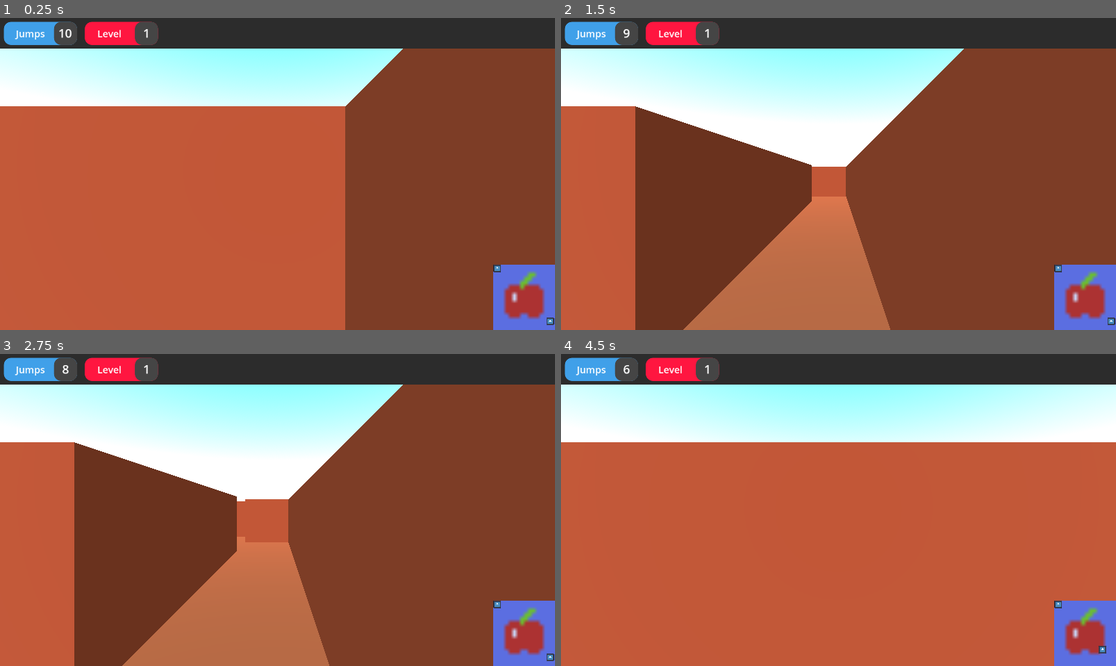
Above: before the commit, frames 1-4 (two rows, left to right).
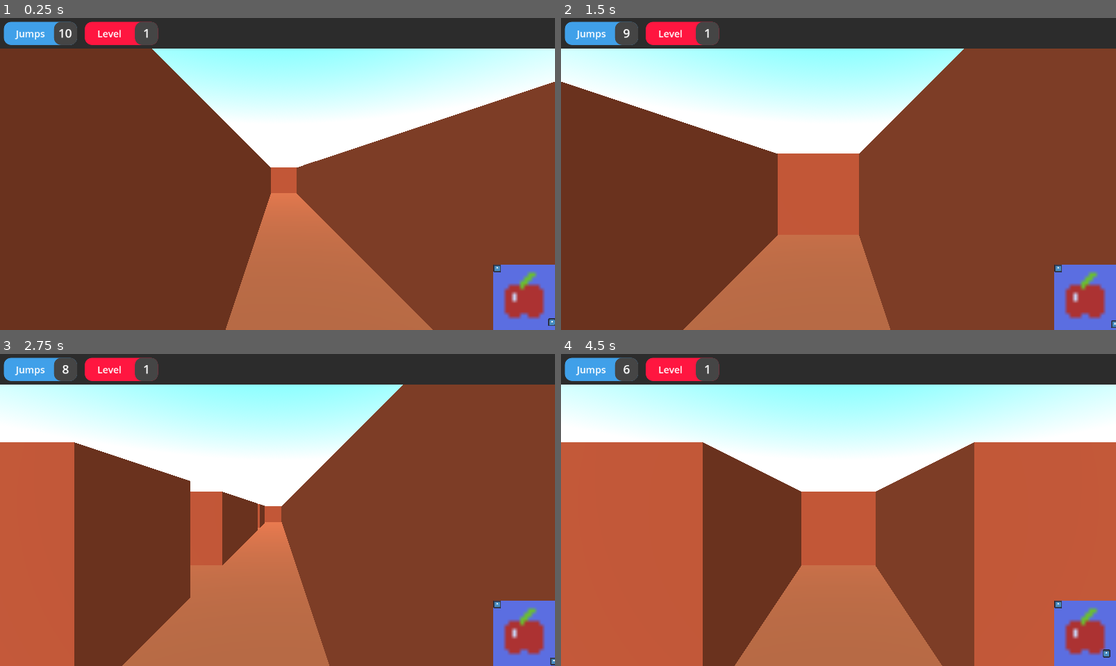
Above: after the commit, the same moments.

Repository: MihinMUD/mazin-time
Game: Godot game, scene res://level.tscn
Two runs of this game, one before a commit and one after it. Both use one fixed random seed, a clock stepped at 60 frames per second and the inputs below. The engine's default icon, where the game draws it, is replaced by a stand-in: a white triangle on a blue panel in a dark square.
Inputs:
- Up to frame 1 (0.25 s): no input
- Up to frame 2 (1.5 s): tap Enter (ui_accept) at 0.5, 0.77 s; hold D (right) 0.53-1.28 s; hold S (down) from 1.28 s (still down)
- Up to frame 3 (2.75 s): tap Enter (ui_accept) at 1.52, 2 s; release S (down) at 2.03 s; hold D (right) from 2.03 s (still down)
- Up to frame 4 (4.5 s): tap Enter (ui_accept) at 2.75, 3.02, 3.77 s; release D (right) at 2.78 s; hold W (up) 2.78-3.53 s; hold A (left) from 3.53 s (still down)

The runs differ from the first frame. In frame 1, 54% of the frame differs, in the area x 0-100%, y 9-100%; in frame 2, 13%; in frame 3, 2.9%; in frame 4, 24%.

Commit message:
New Maze Generating Algorithm

Diff:
--- a/level.tscn
+++ b/level.tscn
@@ -248,6 +248,9 @@
 scale = Vector2(0.125, 0.125)
 texture = ExtResource("7_npsia")
 
+[node name="Camera3D" type="Camera3D" parent="."]
+transform = Transform3D(-1, -1.19585e-14, -8.74228e-08, -6.18172e-08, 0.707107, 0.707107, 6.18172e-08, 0.707107, -0.707107, 26, 26, -9)
+
 [connection signal="scored" from="." to="grid" method="_on_node_3d_scored"]
 [connection signal="jumped" from="player" to="." method="_on_player_jumped"]
 [connection signal="jumped" from="player" to="grid" method="_on_player_jumped"]
--- a/src/grid.gd
+++ b/src/grid.gd
@@ -1,7 +1,7 @@
 extends GridMap
 
 # defines the board size
-var level_size = Vector2(16,16)
+var level_size = Vector2(17,17)
 # defines the starting position
 @onready var player = $"../player"
 const WALL = 0
@@ -26,7 +26,8 @@
 # Generates a maze using the Sidewinder algorithm and returns a 2D array representing the maze.
 # The size of the maze is specified by the `size` argument, which is a Vector2 where `x` is the width and `y` is the height of the maze.
 # Each cell in the returned 2D array is represented by an integer where `0` represents a wall and `-1` represents a clear space.
-func makeMaze(size: Vector2) -> Array:
+
+func makeMaze(size: Vector2):
 	var width  = size.x
 	var height = size.y
 	var maze = []
@@ -38,25 +39,45 @@
 		maze.append(col)
 
 
-	# Carve passages using the Sidewinder algorithm
-	for y in range(0, height, 2):
-		var run_start = 1
-		for x in range(0, width, 2):
-			# Carve a clear space at the current position
+	# makes a dot pattern
+	for x in range(1, width, 2):
+		for y in range(1, height, 2):
 			maze[x][y] = SPACE
-			# If we're not on the top row and either we're on the rightmost column or randomly decide to end the current run
-			if y > 1 and (x == width - 2 or randi_range(0,1) == 0):
-				# Choose a random position within the current run and carve a passage north
-				var run_end = x
-				var carve_x = randi_range(run_start, run_end)
-				maze[carve_x][y - 1] = SPACE
-				# Start a new run
-				run_start = x + 2
-			# If we're not on the rightmost column, carve a passage east
-			elif x < width - 2:
-				maze[x + 1][y] = SPACE
 
-	maze = cleanUpMaze(maze)
+	for x in range(1, width, 2):
+		for y in range(1, height , 2):
+
+			var directions = ["down", "right"]
+			var randomDirection = directions[randi_range(0,1)]
+
+			if randomDirection == "right":
+				maze[x+1][y] = SPACE
+
+			if randomDirection == "down":
+				maze[x][y + 1] = SPACE
+				if maze[x - 1][y] == WALL and maze[x][y - 1] == WALL:
+					maze[x + 1][y] == SPACE
+					maze[x - 1][y] == SPACE
+	# Loop through the first and last rows
+	for x in range(width):
+		maze[x][0] = WALL
+		maze[x][height - 1] = WALL
+	for y in range(height):
+		maze[0][y] = WALL
+		maze[width - 1][y] = WALL
+
+
+	var playerX = floor(player.position.x / 4)
+	var playerY = floor(player.position.z / 4)
+
+	maze[playerX][playerY] = SPACE
+	maze[playerX][playerY -1 ] = SPACE
+	maze[playerX - 1][playerY] = SPACE
+
+	maze[3][3] = SPACE
+	maze[3][2] = SPACE
+	maze[2][3] = SPACE
+	maze[2][2] = SPACE
 	return maze
 
 # simply takes an input of an array that represents a maze and draws it on the grid map
@@ -67,52 +88,6 @@
 			set_cell_item(pos, vector[x][z])
 
 
-func cleanUpMaze(maze: Array) -> Array:
-	var width = maze.size()
-	var height = maze[0].size()
-
-	# clears the position near the player
-	var playerX = floor(player.position.x / 4)
-	var playerY = floor(player.position.z / 4)
-
-	maze[playerX][playerY] = SPACE
-	maze[playerX][playerY -1 ] = SPACE
-	maze[playerX - 1][playerY] = SPACE
-
-	# Set the value of every cell around the border to 0
-	for x in range(width):
-		maze[x][0] = WALL
-		maze[x][height - 1] = WALL
-	for y in range(height):
-		maze[0][y] = WALL
-		maze[width - 1][y] = WALL
-
-	var newMaze = maze
-	# Set the value of any cell with more than 3 adjacent walls to 0
-	for x in range(1, width - 1):
-		for y in range(1, height - 1):
-			var wall_count = 0
-			if maze[x - 1][y] == WALL:
-				wall_count += 1
-			if maze[x + 1][y] == WALL:
-				wall_count += 1
-			if maze[x][y - 1] == WALL:
-				wall_count += 1
-			if maze[x][y + 1] == WALL:
-				wall_count += 1
-			if wall_count > 3:
-				newMaze[x][y] = WALL
-
-	newMaze[width-2][height-2] = SPACE
-
-	newMaze[3][3] = SPACE
-	newMaze[3][2] = SPACE
-	newMaze[2][3] = SPACE
-	newMaze[2][2] = SPACE
-
-
-
-	return newMaze
 func emptyLevel(size:Vector2):
 	for x in range(size.x):
 		for z in range(size.y ):
